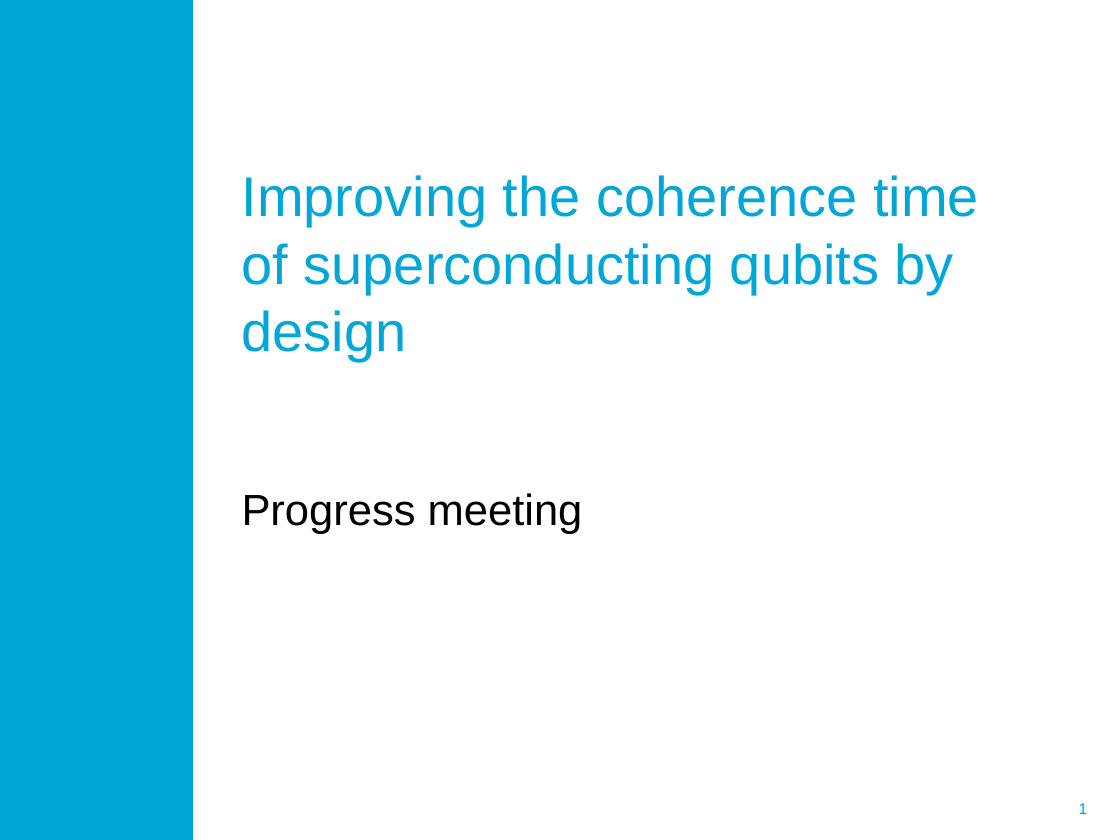
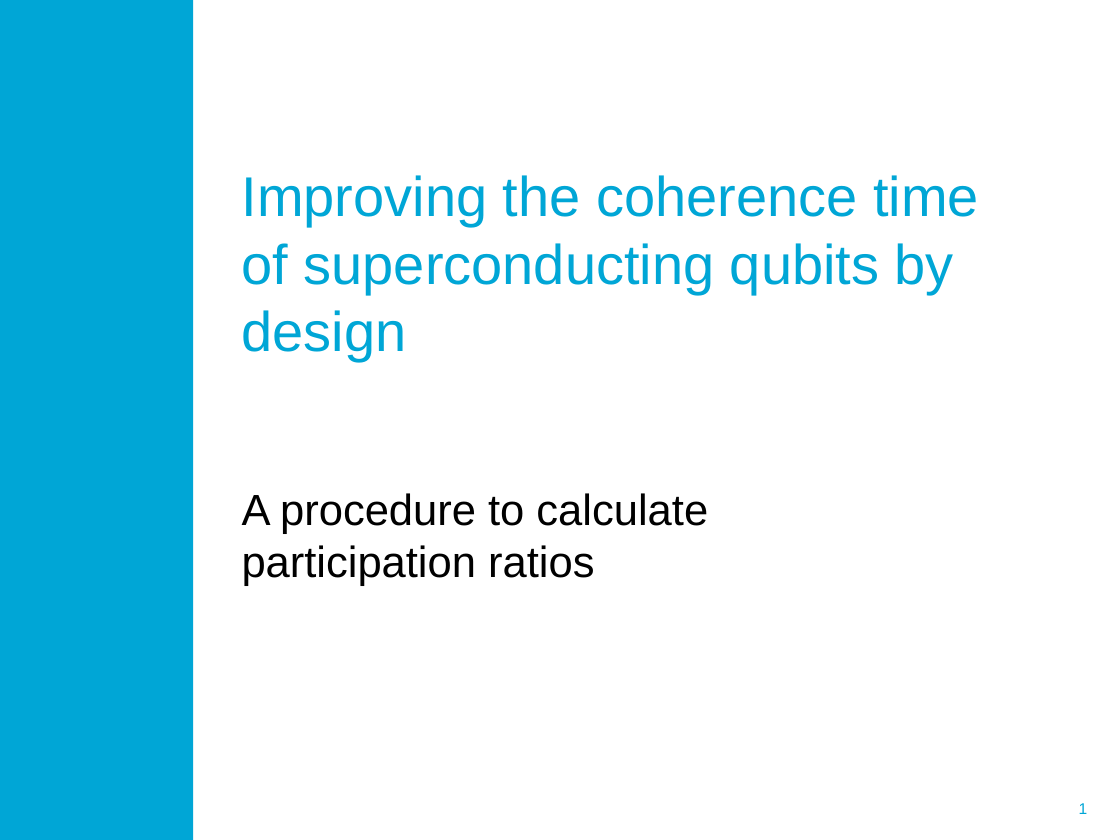
Before and after one commit to RickKoster/BEP, a slide deck: slide 1 of Thesis/progress meeting presentation.pptx. Drawn at 1120x840 pixels with LibreOffice and Linux fonts; fonts in the diff are those of the drawing; background and template pictures are left out. Boxes give left, top, right and bottom in pixels: in the first picture for what was removed or moved away, otherwise in the second. Text is boxed around its words. In the diff, an @@ line names an element or a change of style, - is before the commit and + after.

```diff
--- a/Thesis/progress meeting presentation.pptx
+++ b/Thesis/progress meeting presentation.pptx
@@ subtitle at (242,493,708,586): text changed @@
-Progress meeting
+A procedure to calculate participation ratios
```
Also in this commit, not shown: 1 other slide changed, 14 other files.
